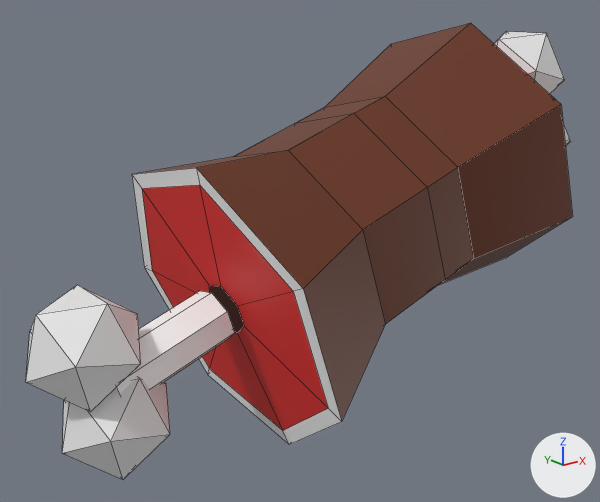
Two versions of the FBX model BrainlessJam/Assets/Assets/Jam/FBX/BigMeat.fbx, one commit apart.
Rendered twice from a 50 mm camera at (-2.68, -2.94, 2.85) aimed at (-0.22, 0.12, 1.63). Every picture has the same lights, and +X, +Y and +Z are marked at lower right. Mesh edges are drawn as thin lines. Where no turn or scale is listed for an object, it has been applied to the vertices. Vertices at the same position are counted once.
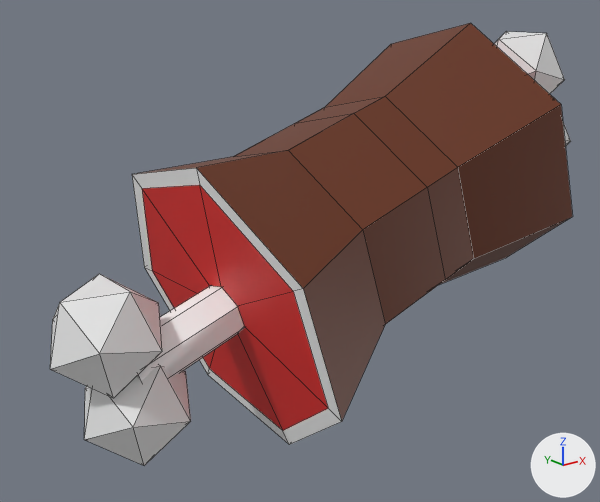
The newer file is also turned or shifted as a whole; pictures and numbers use the older file's frame.

What the commit changed:
me_circle_002 is used by ob_circle_002; location (0.175, 0.0, 1.838).
me_circle_002 had 14 vertices, 8 faces and spanned x -1.566..-0.943, y -0.125..0.121, z -0.659..-0.241.
me_circle_002 now has 14 vertices, 8 faces and spans x -1.467..-0.844, y -0.125..0.121, z -0.633..-0.215.
me_circle_002 part 1: the whole mesh is rebuilt.
Object 'Icosphere.001' (ob_icosphere_001) moves from (-1.317, 0.002, 1.137) to (-1.217, 0.002, 1.163).

Location of each change, (x1, y1, x2, y2) in pixels of the pictures (600 x 502 px):
'Icosphere.001', moved
    before: (26, 285, 170, 479)
    after: (50, 274, 191, 466)
'Circle.002', reshaped
    before: (115, 291, 235, 394)
    after: (137, 285, 245, 381)
